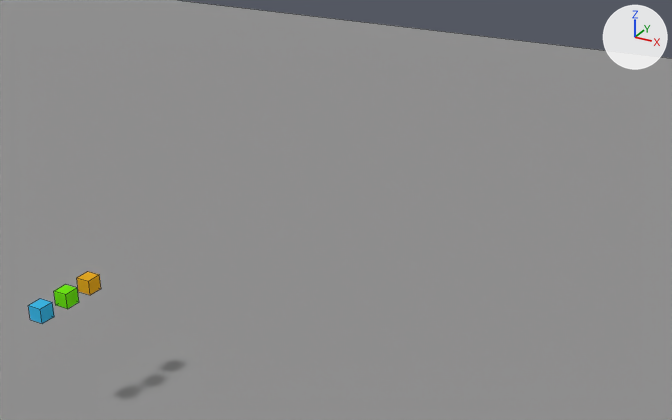
One commit to the Blender file Q8/cubes.blend: the scene before it, then after it.
Camera for both pictures: a camera (50 mm lens) standing at (78.5, -73.2, 56.4) and looking at (13.3, 45.3, -2.8). Every picture has the same lights, and +X, +Y and +Z are marked at upper right. Mesh edges are drawn as thin lines.
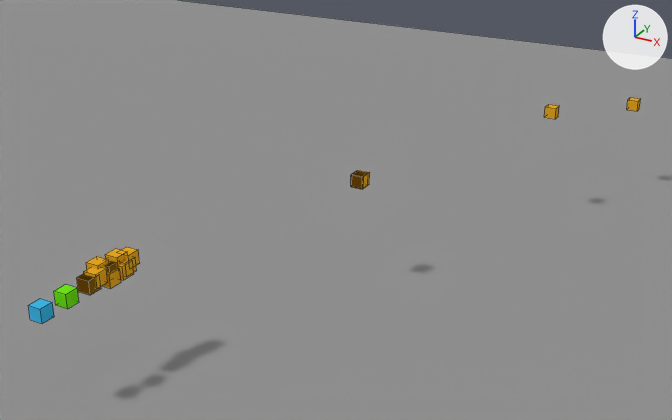
Commit message: have 16 duplicates of one cube.

Boxes [x1, y1, x2, y2] around the edits, measured in the pictures (672 x 420 px):
```json
{"object": "cube_101.001", "change": "added", "after": [77, 274, 101, 295]}
{"object": "cube_101.002", "change": "added", "after": [84, 267, 108, 289]}
{"object": "cube_101.013", "change": "added", "after": [105, 249, 127, 269]}
{"object": "cube_101.015", "change": "added", "after": [103, 269, 121, 288]}
{"object": "cube_101.004", "change": "added", "after": [351, 171, 367, 189]}
{"object": "cube_101.014", "change": "added", "after": [86, 256, 109, 269]}
{"object": "cube_101.007", "change": "added", "after": [544, 104, 559, 119]}
{"object": "cube_101.012", "change": "added", "after": [122, 247, 139, 265]}
{"object": "cube_101.011", "change": "added", "after": [121, 257, 137, 277]}
{"object": "cube_101.008", "change": "added", "after": [627, 97, 641, 111]}
{"object": "cube_101.010", "change": "added", "after": [118, 264, 134, 280]}
{"object": "cube_101.003", "change": "added", "after": [105, 261, 117, 273]}
{"object": "cube_101.006", "change": "added", "after": [358, 170, 370, 189]}
```

Edits to the scene script, one JSON object a line:
```json
{"op": "add", "block": "ob_cube_101_001", "code": ["ob_cube_101_001 = bpy.data.objects.new('cube_101.001', me_cube_001.copy())  # the mesh of ob_cube_101", "ob_cube_101_001.location = (0.0, 4.0, 0.0)"]}
{"op": "add", "block": "ob_cube_101_002", "code": ["ob_cube_101_002 = bpy.data.objects.new('cube_101.002', me_cube_001.copy())  # the mesh of ob_cube_101", "ob_cube_101_002.location = (0.2, 5.1, 0.5)"]}
{"op": "add", "block": "ob_cube_101_003", "code": ["ob_cube_101_003 = bpy.data.objects.new('cube_101.003', me_cube_001.copy())  # the mesh of ob_cube_101", "ob_cube_101_003.location = (0.2, 7.7, 0.5)"]}
{"op": "add", "block": "ob_cube_101_004", "code": ["ob_cube_101_004 = bpy.data.objects.new('cube_101.004', me_cube_001.copy())  # the mesh of ob_cube_101", "ob_cube_101_004.location = (17.0, 46.0, 2.8)"]}
{"op": "add", "block": "ob_cube_101_006", "code": ["ob_cube_101_006 = bpy.data.objects.new('cube_101.006', me_cube_001.copy())  # the mesh of ob_cube_101", "ob_cube_101_006.location = (17.2, 46.3, 2.8)"]}
{"op": "add", "block": "ob_cube_101_007", "code": ["ob_cube_101_007 = bpy.data.objects.new('cube_101.007', me_cube_001.copy())  # the mesh of ob_cube_101", "ob_cube_101_007.location = (34.5, 88.1, 4.8)"]}
{"op": "add", "block": "ob_cube_101_008", "code": ["ob_cube_101_008 = bpy.data.objects.new('cube_101.008', me_cube_001.copy())  # the mesh of ob_cube_101", "ob_cube_101_008.location = (45.0, 108.5, 2.2)"]}
{"op": "add", "block": "ob_cube_101_010", "code": ["ob_cube_101_010 = bpy.data.objects.new('cube_101.010', me_cube_001.copy())  # the mesh of ob_cube_101", "ob_cube_101_010.location = (1.1, 9.2, 0.0)"]}
{"op": "add", "block": "ob_cube_101_011", "code": ["ob_cube_101_011 = bpy.data.objects.new('cube_101.011', me_cube_001.copy())  # the mesh of ob_cube_101", "ob_cube_101_011.location = (1.2, 9.7, 0.3)"]}
{"op": "add", "block": "ob_cube_101_012", "code": ["ob_cube_101_012 = bpy.data.objects.new('cube_101.012', me_cube_001.copy())  # the mesh of ob_cube_101", "ob_cube_101_012.location = (1.1, 10.4, 1.1)"]}
{"op": "add", "block": "ob_cube_101_013", "code": ["ob_cube_101_013 = bpy.data.objects.new('cube_101.013', me_cube_001.copy())  # the mesh of ob_cube_101", "ob_cube_101_013.location = (0.4, 9.1, 1.2)"]}
{"op": "add", "block": "ob_cube_101_014", "code": ["ob_cube_101_014 = bpy.data.objects.new('cube_101.014', me_cube_001.copy())  # the mesh of ob_cube_101", "ob_cube_101_014.location = (-0.6, 6.5, 0.9)"]}
{"op": "add", "block": "ob_cube_101_015", "code": ["ob_cube_101_015 = bpy.data.objects.new('cube_101.015', me_cube_001.copy())  # the mesh of ob_cube_101", "ob_cube_101_015.location = (0.5, 7.2, -0.4)"]}
```
